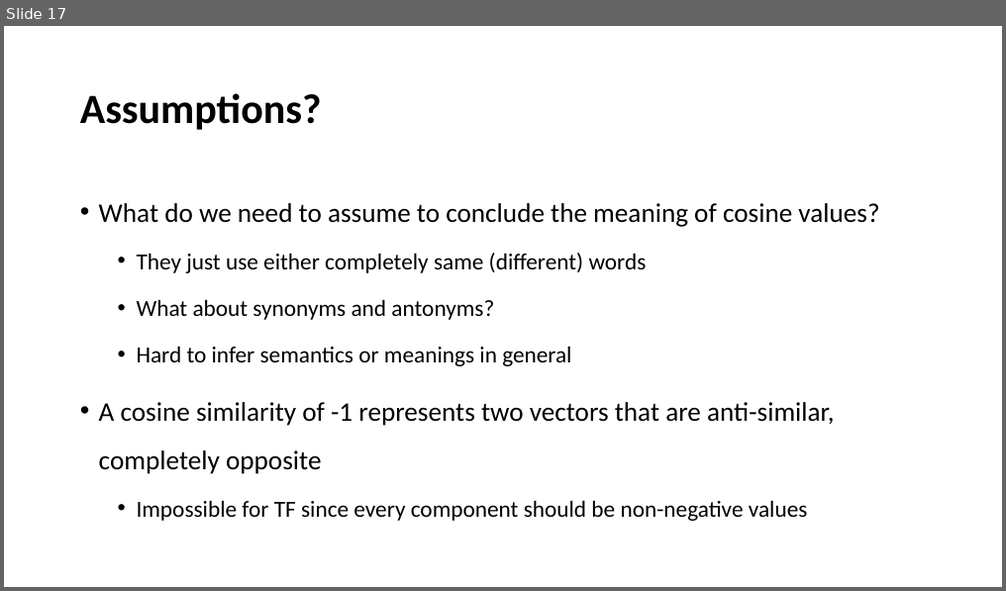
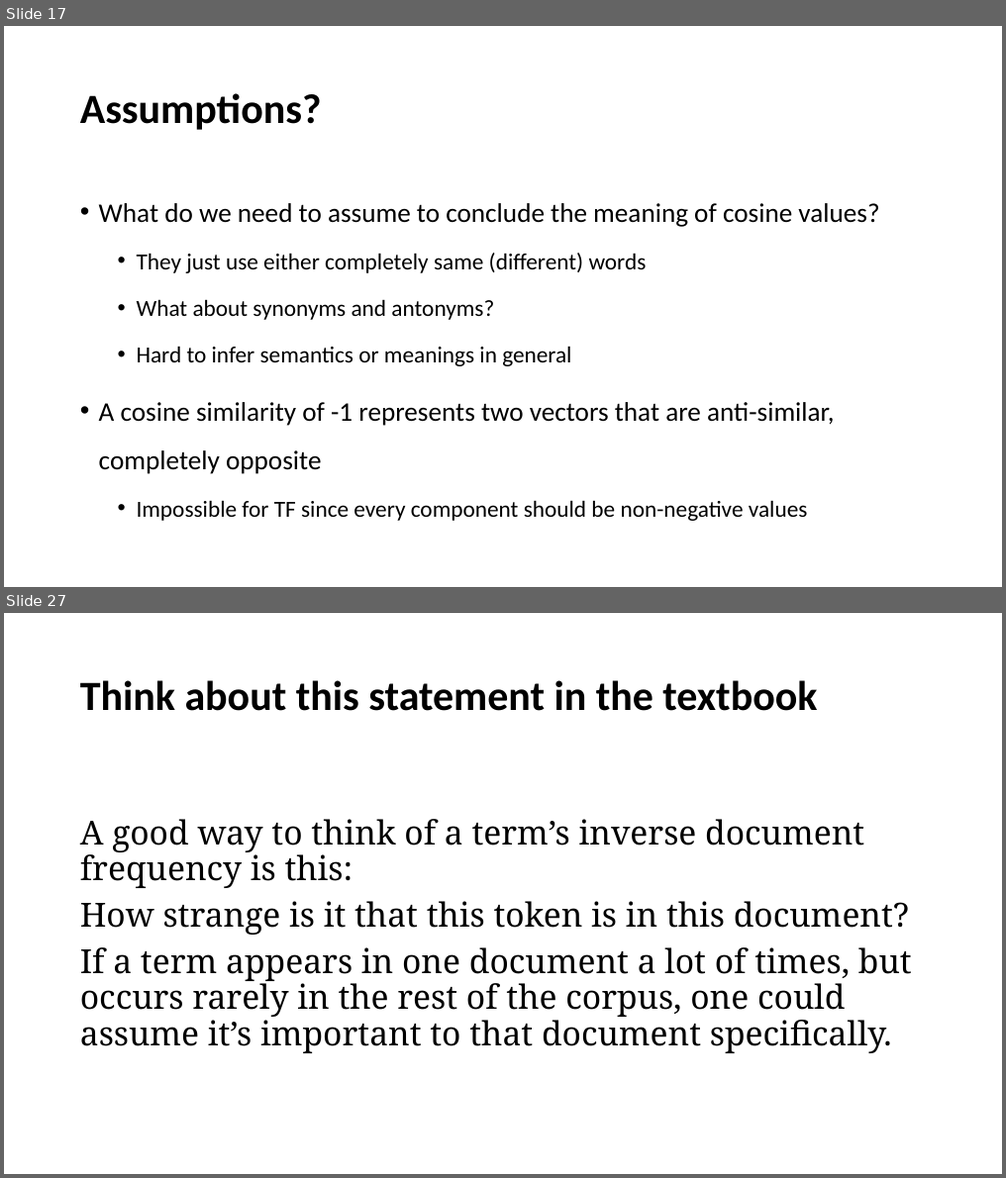
Before and after one commit to YeabinMoonEcon/BUS211, a slide deck: BUS243_NLP/lecture_notes/Lecture3.pptx. Shown one above the other, each under a label of ours: slide 17 before the commit, slides 17 and 27 after it; the slides between them are not shown. The pictures are 1006x591 and 1006x1178 pixels, drawn with LibreOffice and Linux fonts; fonts in the diff are those of the drawing. Boxes give left, top, right and bottom in pixels: in the first picture for what was removed or moved away, otherwise in the second. Text is boxed around its words. In the diff, an @@ line names an element or a change of style, - is before the commit and + after.

```diff
--- a/BUS243_NLP/lecture_notes/Lecture3.pptx
+++ b/BUS243_NLP/lecture_notes/Lecture3.pptx
@@ slide 27 added at (4, 613, 1002, 1174), background #FFFFFF @@
@@ title added at (80, 680, 817, 711), 40 pt, text #000000, bold @@
+Think about this statement in the textbook
@@ text added at (80, 819, 912, 1054), 32 pt, text #000000 @@
+A good way to think of a term’s inverse document frequency is this:
+How strange is it that this token is in this document?
+If a term appears in one document a lot of times, but occurs rarely in the rest of the corpus, one could assume it’s important to that document specifically.
```
Also in this commit, not shown: 1 slide changed, 13 other slides added, 4 other files.
